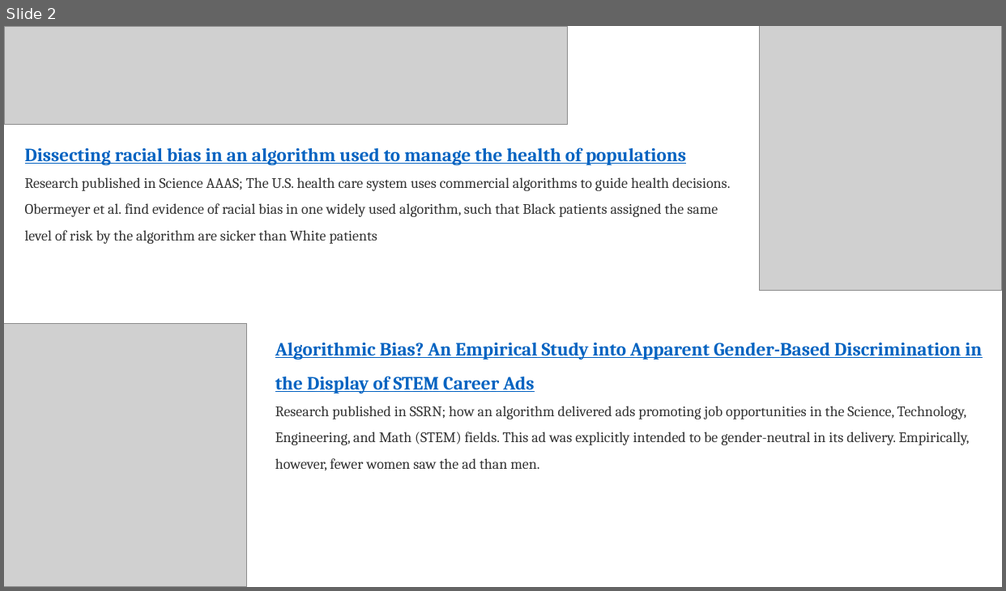
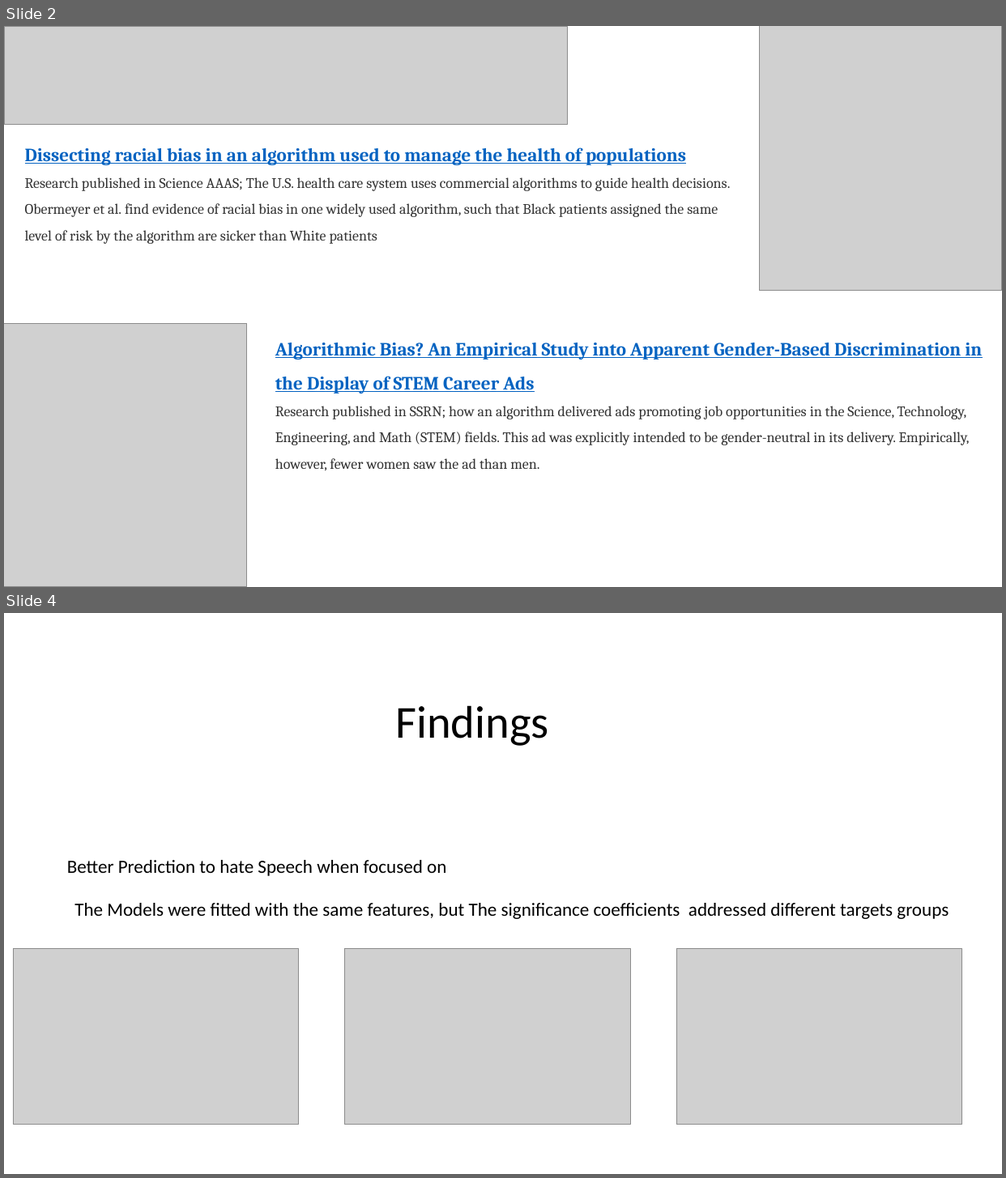
Before and after one commit to yu-se/algorithm-bias-R, a slide deck: presentation/presentation.pptx. Shown one above the other, each under a label of ours: slide 2 before the commit, slides 2 and 4 after it; the slides between them are not shown. The pictures are 1006x591 and 1006x1178 pixels, drawn with LibreOffice and Linux fonts; fonts in the diff are those of the drawing; grey boxes stand for pictures. Boxes give left, top, right and bottom in pixels: in the first picture for what was removed or moved away, otherwise in the second. Text is boxed around its words. In the diff, an @@ line names an element or a change of style, - is before the commit and + after.

```diff
--- a/presentation/presentation.pptx
+++ b/presentation/presentation.pptx
@@ slide 4 added at (x1=4, y1=613, x2=1002, y2=1174), background #FFFFFF @@
@@ text added at (x1=395, y1=705, x2=548, y2=746), 44 pt, text #000000 @@
+Findings
@@ text added at (x1=67, y1=860, x2=446, y2=876), 18 pt, text #000000 @@
+Better Prediction to hate Speech when focused on
@@ text added at (x1=74, y1=903, x2=948, y2=919), 18 pt, text #000000 @@
+The Models were fitted with the same features, but The significance coefficients addressed different targets groups
@@ picture added at (x1=14, y1=949, x2=299, y2=1125) @@
@@ picture added at (x1=345, y1=949, x2=631, y2=1125) @@
@@ picture added at (x1=676, y1=949, x2=961, y2=1125) @@
```
Also in this commit, not shown: 1 slide changed, 1 other slide added, 2 slides removed, 2 other files.
